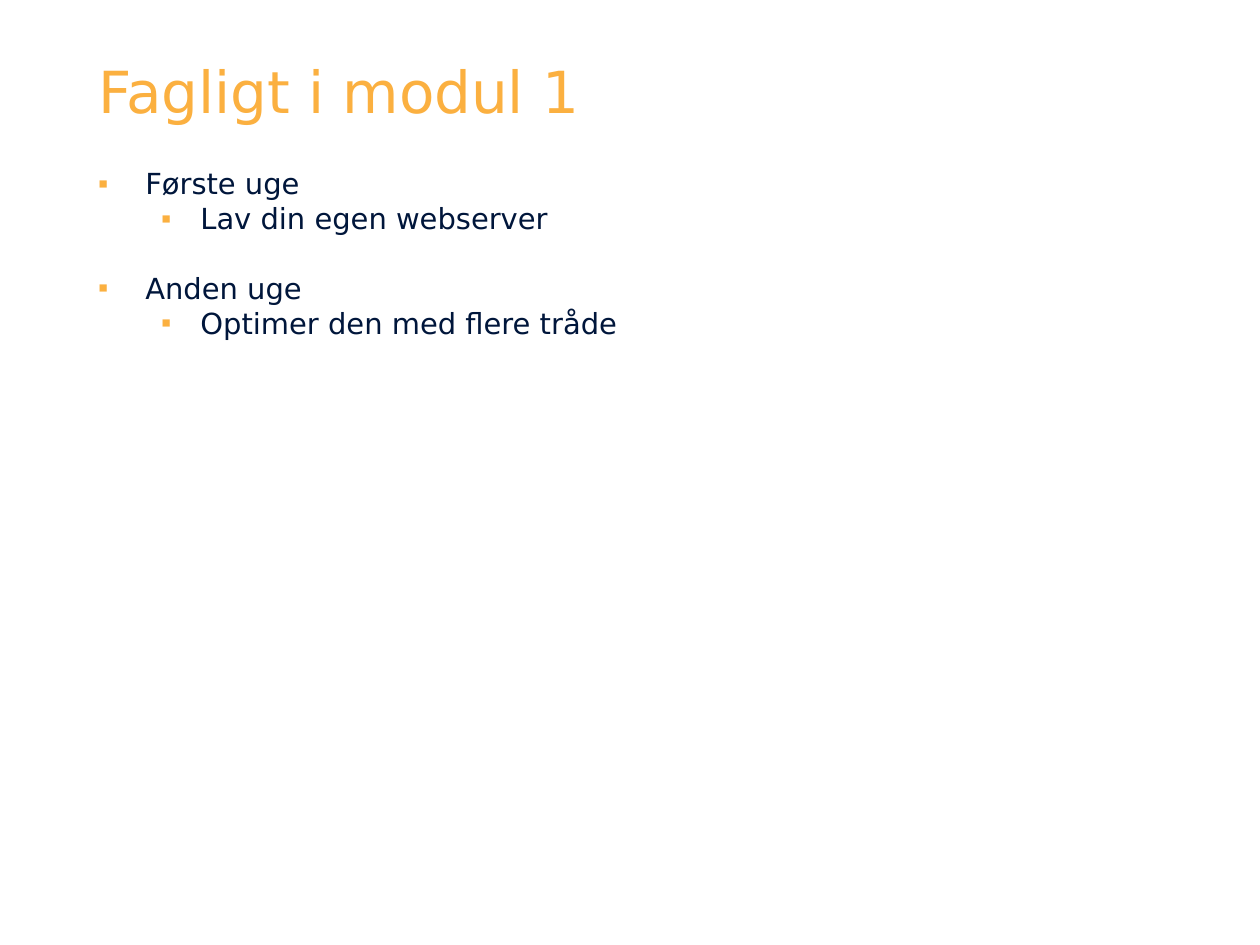
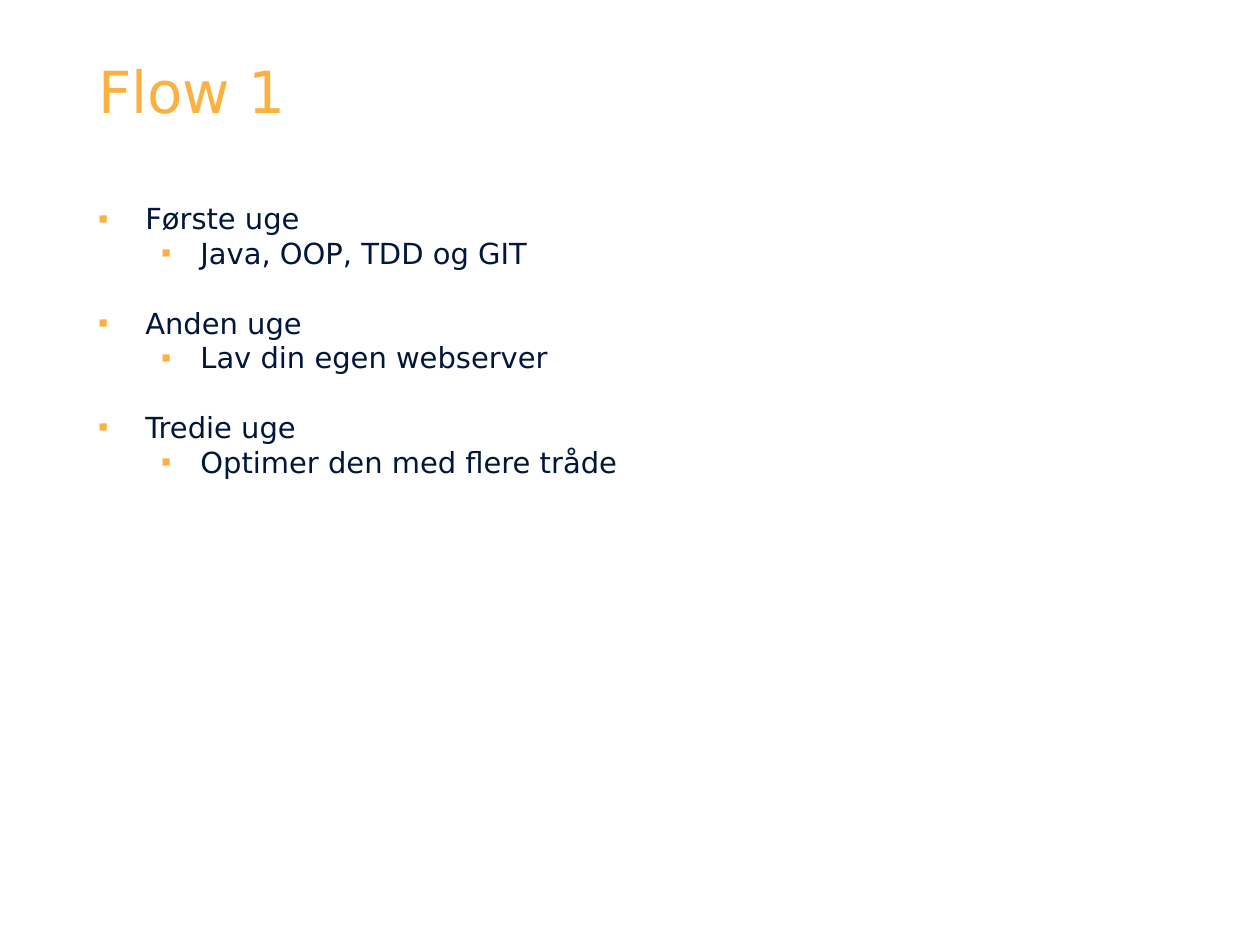
Before and after one commit to dat2Cph/content, a slide deck: slide 2 of http_network/network_http.pptx (slide 8 before the commit). Drawn at 1260x945 pixels with LibreOffice and Linux fonts; fonts in the diff are those of the drawing; background and template pictures are left out. Boxes give left, top, right and bottom in pixels: in the first picture for what was removed or moved away, otherwise in the second. Text is boxed around its words. In the diff, an @@ line names an element or a change of style, - is before the commit and + after.

```diff
--- a/http_network/network_http.pptx
+++ b/http_network/network_http.pptx
@@ title at (98, 69, 286, 114): text changed @@
-Fagligt i modul 1
+Flow 1
@@ text at (145, 242, 527, 340): paragraphs added @@
+  ▪ Java, OOP, TDD og GIT
+▪ Anden uge
@@ text at (145, 416, 296, 444): text changed @@
-▪ Anden uge
+▪ Tredie uge
```
Also in this commit, not shown: 1 other slide changed, 6 slides removed, 2 other files.
